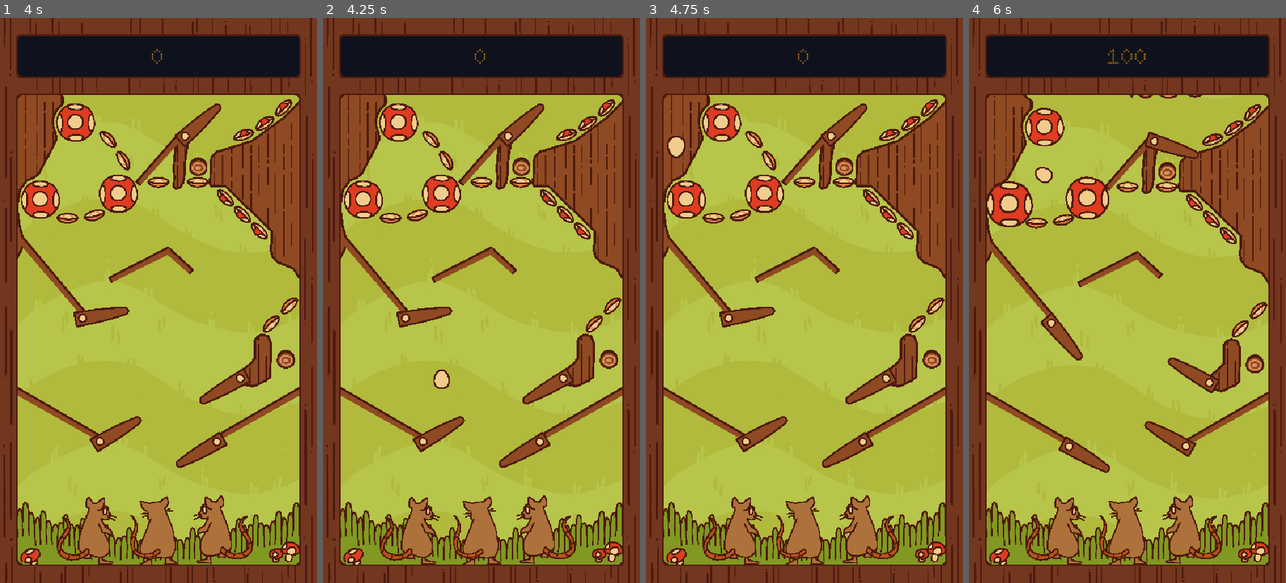
Above: before the commit, frames 1-4 (left to right).
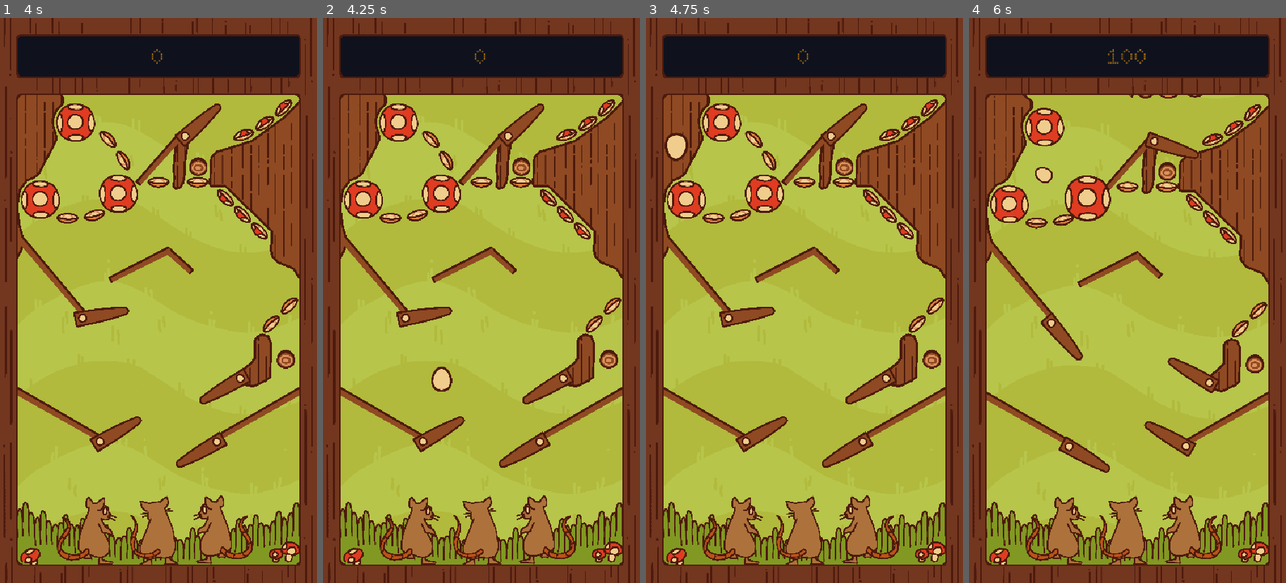
Above: after the commit, the same moments.

Repository: Lilacqualia/gjtnp-gjenp
Game: Godot game, scene res://scenes/conductor.tscn
Two runs of this game, one before a commit and one after it. Both use one fixed random seed, a clock stepped at 60 frames per second and the inputs below.
Inputs:
- Up to frame 1 (4 s): tap Enter at 0.5 s; hold D (Right Flipper) 0.53-1.28 s; hold Space (Start Game) 0.53-1.28 s; hold A (Left Flipper) 1.28-2.03 s; tap Space (Start Game) at 1.35, 2, 2.85, 3.5 s; hold Space (Start Game) 2.03-2.78 s; hold D (Right Flipper) 2.03-3.53 s; hold A (Left Flipper) from 3.53 s (still down); hold Space (Start Game) from 3.53 s (still down)
- Up to frame 2 (4.25 s): keep holding A (Left Flipper); keep holding Space (Start Game)
- Up to frame 3 (4.75 s): keep holding A (Left Flipper); release Space (Start Game) at 4.28 s; tap Space (Start Game) at 4.35 s
- Up to frame 4 (6 s): hold Space (Start Game) 5.03-5.78 s; release A (Left Flipper) at 5.78 s; hold D (Right Flipper) from 5.78 s (still down); tap Space (Start Game) at 5.85 s

Frame 1 is identical in both runs. In frame 2, 0.1% of the frame differs, in the area x 34-41%, y 61-67%; in frame 3, 0.2%; in frame 4, 0.9%, in the area x 5-45%, y 27-37%.

Commit message:
Adjusting animation tweens.

Diff:
--- a/src/scripts/drop_target.gd
+++ b/src/scripts/drop_target.gd
@@ -7,7 +7,6 @@
 @export var value := 15
 
 var _down := false
-var animation_duration = 0.2
 
 # Called when the node enters the scene tree for the first time.
 func _ready() -> void:
@@ -33,15 +32,17 @@
 	$DropSound.play()
 	_down = true
 	var dropTween = get_tree().create_tween()
-	dropTween.set_trans(Tween.TRANS_LINEAR)
-	dropTween.tween_property($Sprites, "scale", Vector2(1.0, 0.0), animation_duration)
+	dropTween.set_trans(Tween.TRANS_BACK)
+	dropTween.set_ease(Tween.EASE_IN)
+	dropTween.tween_property($Sprites, "scale", Vector2(0.0, 0.0), 0.08)
 
 func raise() -> void:
 	$CollisionShape2D.set_deferred("disabled", false)
 	_down = false
 	var raiseTween = get_tree().create_tween()
-	raiseTween.set_trans(Tween.TRANS_LINEAR)
-	raiseTween.tween_property($Sprites, "scale", Vector2(1.0, 1.0), animation_duration)
+	raiseTween.set_trans(Tween.TRANS_SPRING)
+	raiseTween.set_ease(Tween.EASE_OUT)
+	raiseTween.tween_property($Sprites, "scale", Vector2(1.0, 1.0), 0.2)
 
 # Returns true if target has been dropped.
 func is_down() -> bool:
--- a/src/scripts/pinball.gd
+++ b/src/scripts/pinball.gd
@@ -5,7 +5,7 @@
 
 const rebound_nocollide_layers := [2, 3, 4, 5, 6, 7]
 const default_sprite_scale := Vector2(0.25, 0.25)
-const rebounding_sprite_scale = Vector2(0.33, 0.33)
+const rebounding_sprite_scale = Vector2(0.40, 0.40)
 
 var old_velocity: Vector2
 var min_velocity_for_thunk = 200000.0
@@ -90,7 +90,9 @@
 	set_rebound_nocollide(true)
 	var reboundScaleTween = get_tree().create_tween()
 	reboundScaleTween.set_trans(Tween.TRANS_QUAD)
+	reboundScaleTween.set_ease(Tween.EASE_OUT)
 	reboundScaleTween.tween_property($Sprite2D, "scale", rebounding_sprite_scale, 0.5)
+	reboundScaleTween.set_ease(Tween.EASE_IN)
 	reboundScaleTween.tween_property($Sprite2D, "scale", default_sprite_scale, 0.5)
 
 	await get_tree().create_timer(1.0).timeout
--- a/src/scripts/round_bumper.gd
+++ b/src/scripts/round_bumper.gd
@@ -16,9 +16,11 @@
 func receive_hit(_speed: Vector2) -> int:
 	$HitSound.play()
 	var bumpingTween = get_tree().create_tween()
-	bumpingTween.set_trans(Tween.TRANS_LINEAR)
-	bumpingTween.tween_property($Sprite2D, "scale", stable_scale + bumpty_scale, 0.1)
-	bumpingTween.tween_property($Sprite2D, "scale", stable_scale, 0.1)
+	bumpingTween.set_ease(Tween.EASE_OUT)
+	bumpingTween.set_trans(Tween.TRANS_CUBIC)
+	bumpingTween.tween_property($Sprite2D, "scale", stable_scale + bumpty_scale, 0.04)
+	bumpingTween.set_trans(Tween.TRANS_SPRING)
+	bumpingTween.tween_property($Sprite2D, "scale", stable_scale, 0.15)
 	return value
 
 func aim(ballpos: Vector2) -> Vector2:
